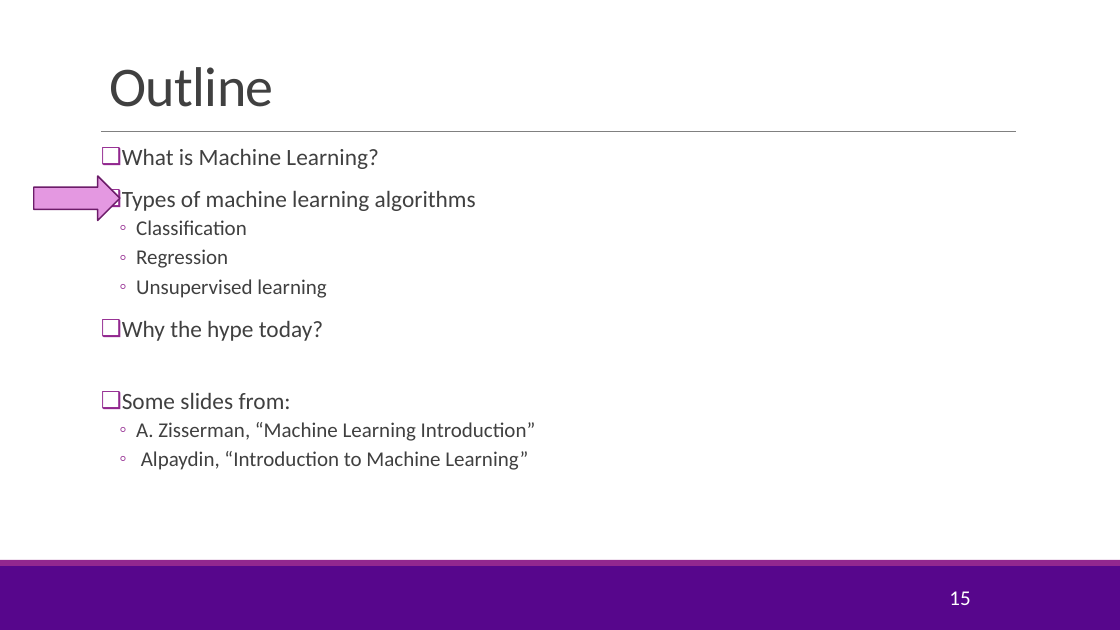
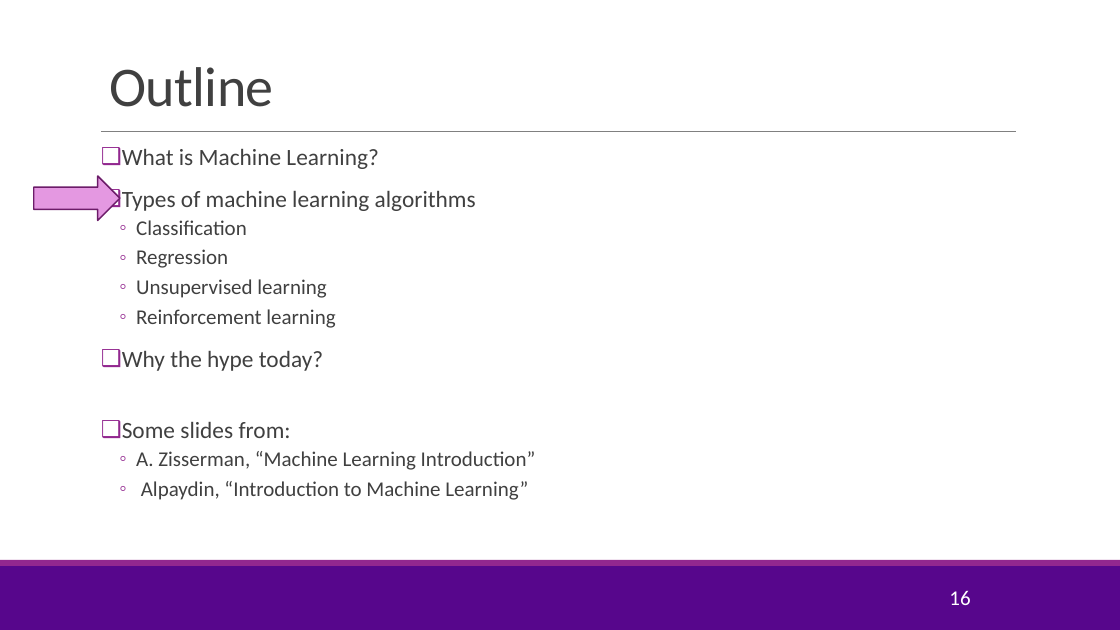
Before and after one commit to sdrangan/introml, a slide deck: slide 16 of lectures/Lect01_IntroML.pptx (slide 15 before the commit). Drawn at 1120x630 pixels with LibreOffice and Linux fonts; fonts in the diff are those of the drawing; background and template pictures are left out. Boxes give left, top, right and bottom in pixels: in the first picture for what was removed or moved away, otherwise in the second. Text is boxed around its words. In the diff, an @@ line names an element or a change of style, - is before the commit and + after.

```diff
--- a/lectures/Lect01_IntroML.pptx
+++ b/lectures/Lect01_IntroML.pptx
@@ text at bbox=[136, 309, 335, 328]: paragraph added @@
+  ◦ Reinforcement learning
@@ page number at bbox=[949, 590, 970, 605]: text changed @@
-15
+16
```
Also in this commit, not shown: 1 other slide changed, 6 slides added, 3 slides removed, 12 other files.
